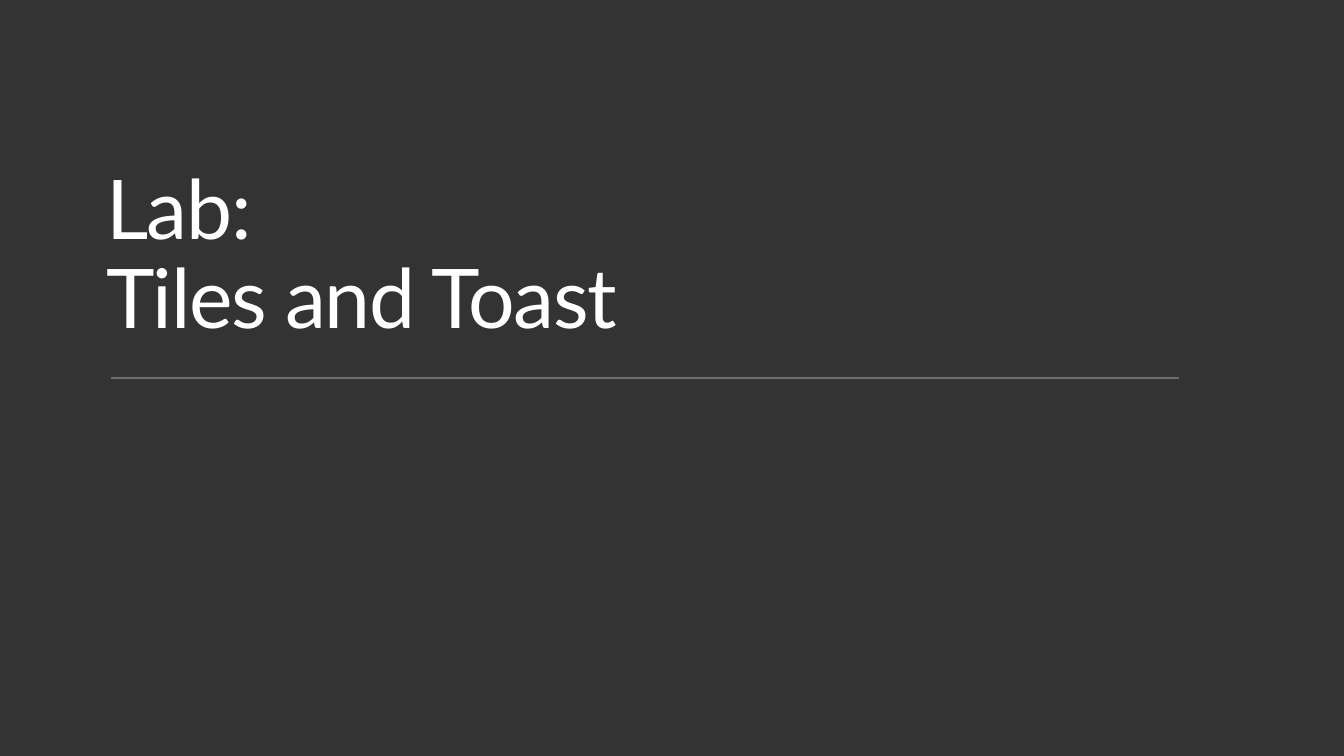
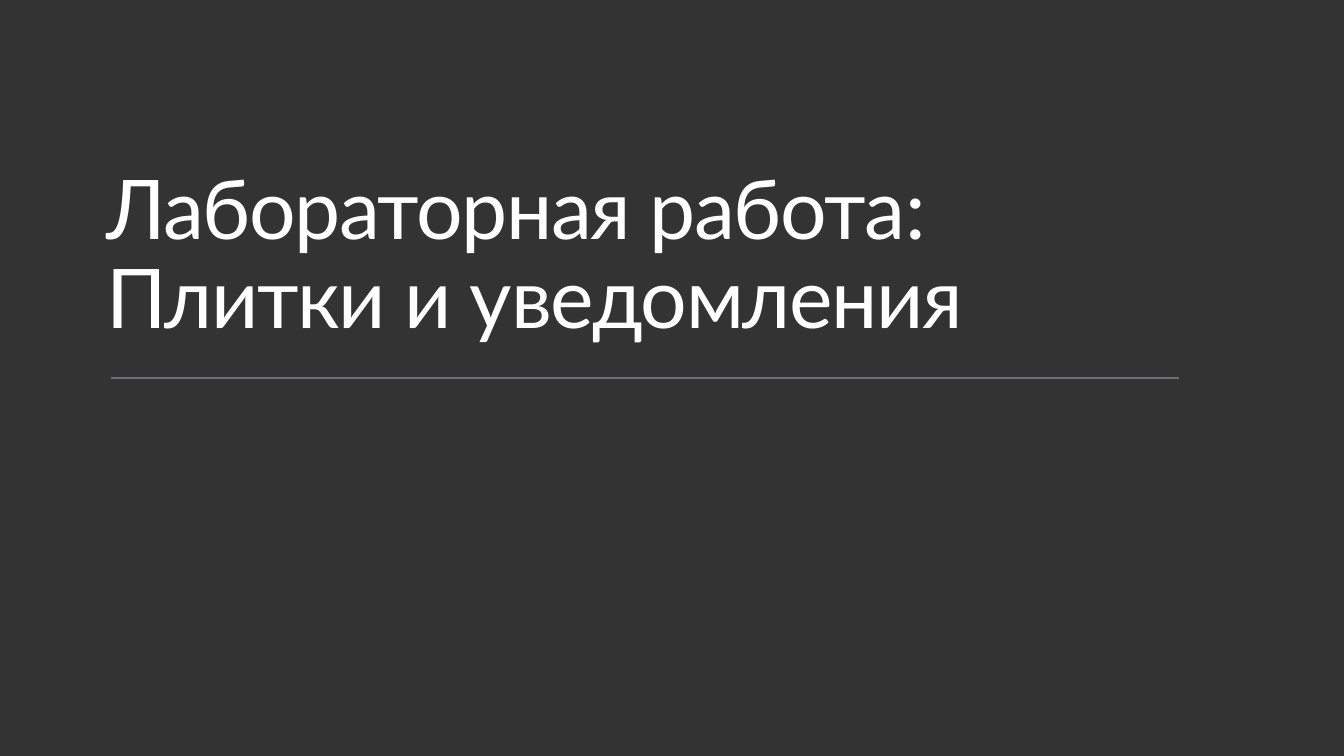
Before and after one commit to evangelism/WinDevWorkshop, a slide deck: slide 16 of !RU 03. Live Tiles and Notifications/03-Live Tiles and Notifications.pptx. Drawn at 1344x756 pixels with LibreOffice and Linux fonts; fonts in the diff are those of the drawing. Boxes give left, top, right and bottom in pixels: in the first picture for what was removed or moved away, otherwise in the second. Text is boxed around its words. In the diff, an @@ line names an element or a change of style, - is before the commit and + after.

```diff
--- a/!RU 03. Live Tiles and Notifications/03-Live Tiles and Notifications.pptx
+++ b/!RU 03. Live Tiles and Notifications/03-Live Tiles and Notifications.pptx
@@ title at <box>106,179,963,343</box>: text changed @@
-Lab:
-Tiles and Toast
+Лабораторная работа:
+Плитки и уведомления
```
Also in this commit, not shown: 10 other slides changed, 1 slide added, 1 slide removed.
